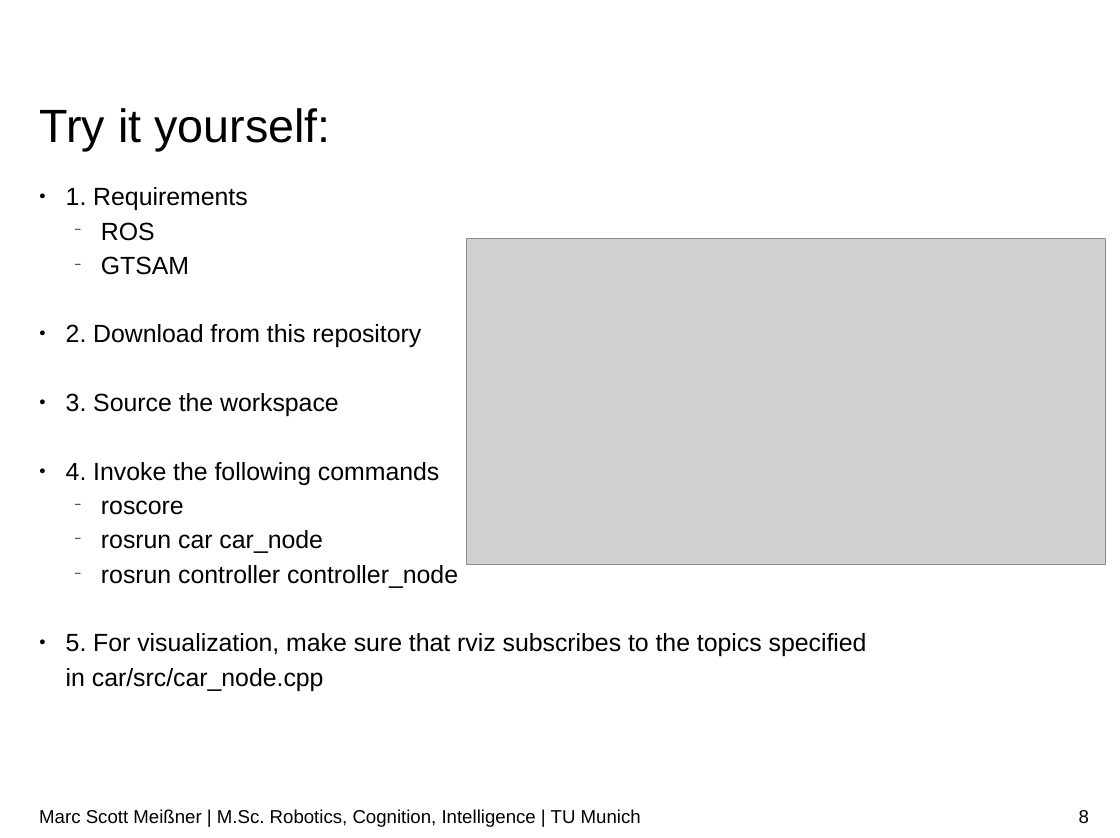
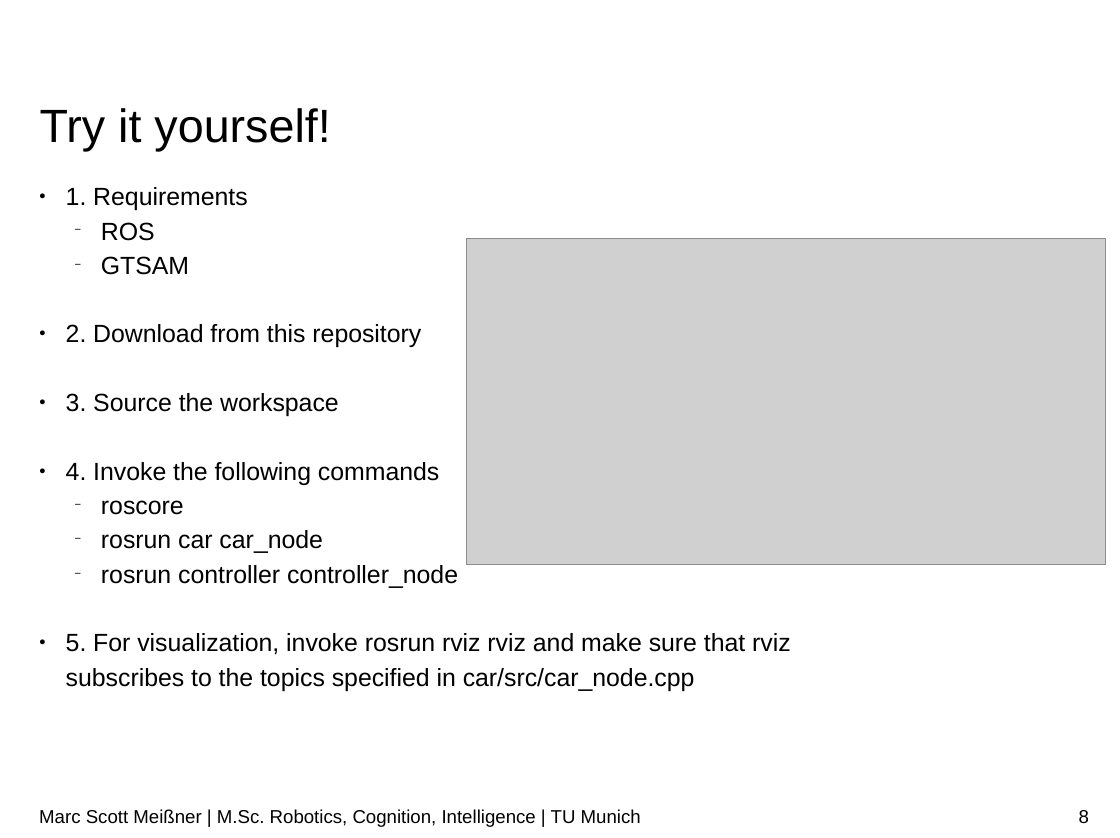
Before and after one commit to linuxcumt/car_project, a slide deck: slide 8 of wiki/Localization_GTSAM.odp. Drawn at 1120x838 pixels with LibreOffice and Linux fonts; fonts in the diff are those of the drawing; grey boxes stand for pictures; background and template pictures are left out. Boxes give left, top, right and bottom in pixels: in the first picture for what was removed or moved away, otherwise in the second. Text is boxed around its words. In the diff, an @@ line names an element or a change of style, - is before the commit and + after.

```diff
--- a/wiki/Localization_GTSAM.odp
+++ b/wiki/Localization_GTSAM.odp
@@ title at (x1=40, y1=108, x2=330, y2=151): text changed @@
-Try it yourself:
+Try it yourself!
@@ text at (x1=66, y1=633, x2=791, y2=691): text changed @@
-● 5. For visualization, make sure that rviz subscribes to the topics specified in car/src/car_node.cpp
+● 5. For visualization, invoke rosrun rviz rviz and make sure that rviz subscribes to the topics specified in car/src/car_node.cpp
```
Also in this commit, not shown: 5 other slides changed, 1 slide added, 17 slides removed.
